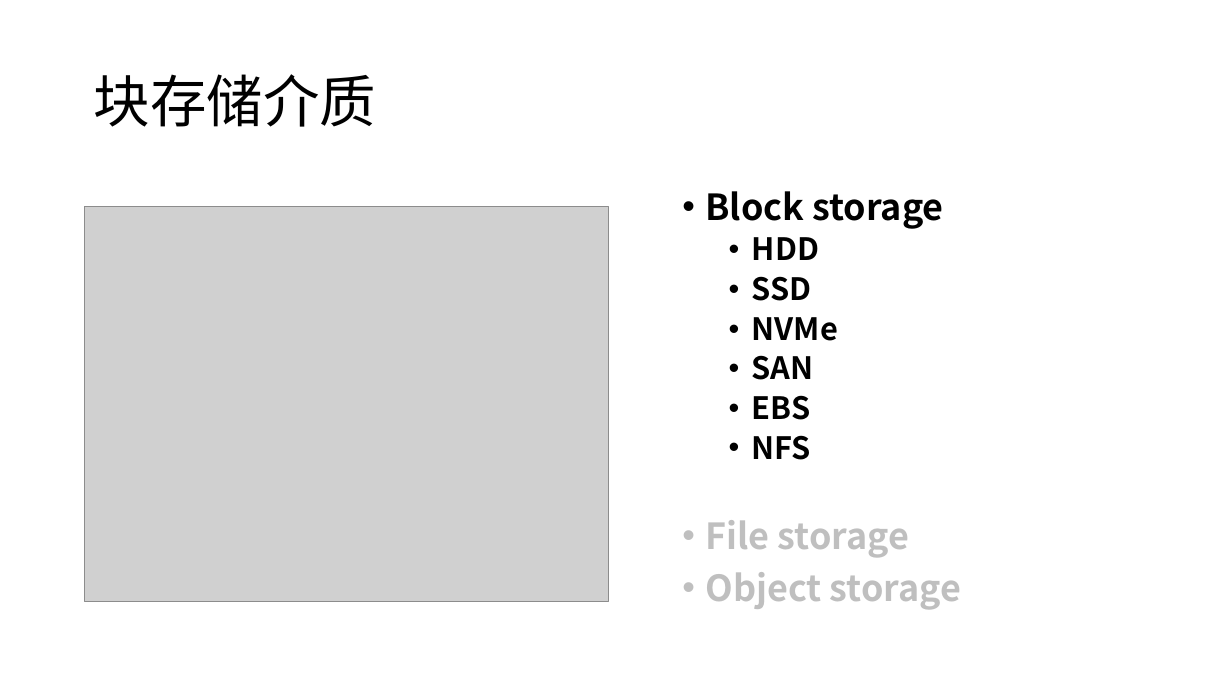
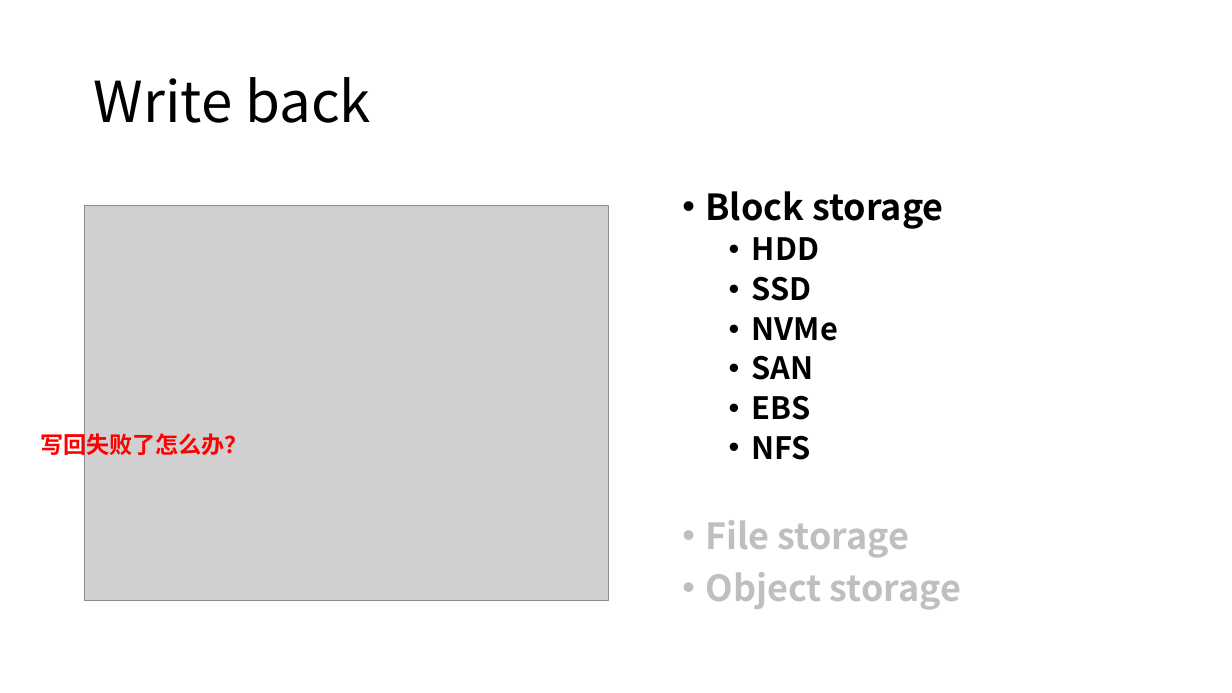
Before and after one commit to yummyliu/papers, a slide deck: slide 17 of pg-buffer.pptx (slide 14 before the commit). Drawn at 1232x693 pixels with LibreOffice and Linux fonts; fonts in the diff are those of the drawing; grey boxes stand for pictures. Boxes give left, top, right and bottom in pixels: in the first picture for what was removed or moved away, otherwise in the second. Text is boxed around its words. In the diff, an @@ line names an element or a change of style, - is before the commit and + after.

```diff
--- a/pg-buffer.pptx
+++ b/pg-buffer.pptx
@@ title at [94, 77, 371, 123]: text changed @@
-块存储介质
+Write back
@@ text added at [40, 430, 248, 459], 18 pt, text #FF0000, bold @@
+写回失败了怎么办？
```
Also in this commit, not shown: 8 other slides changed, 9 slides added, 5 slides removed.
